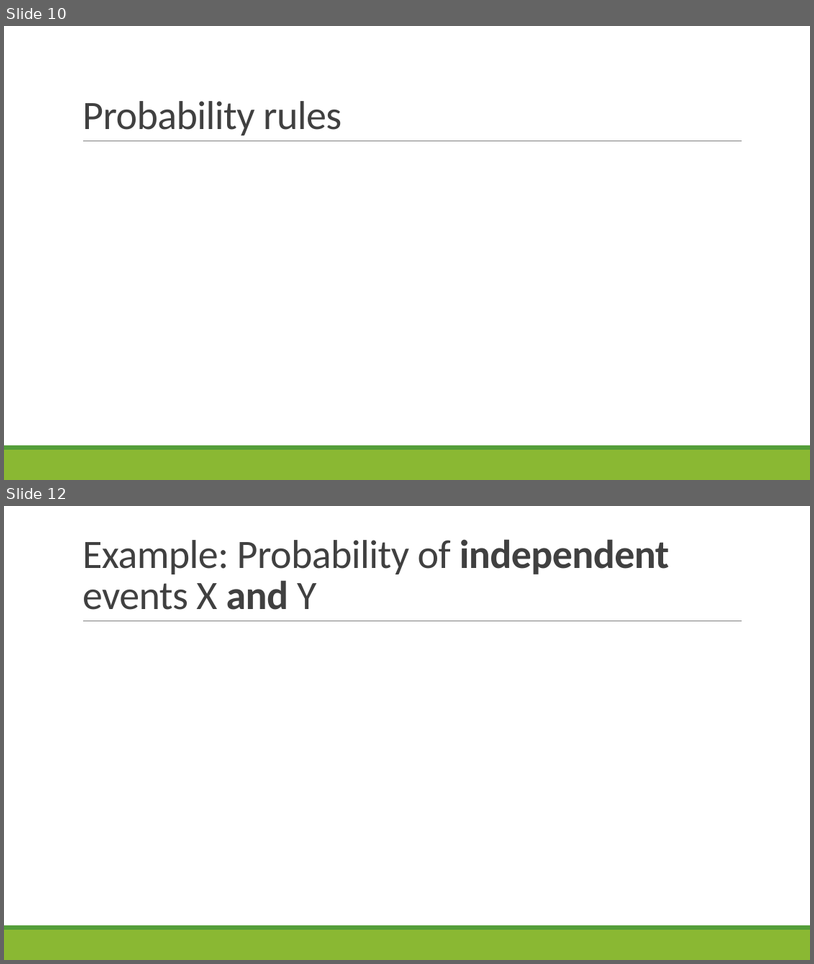
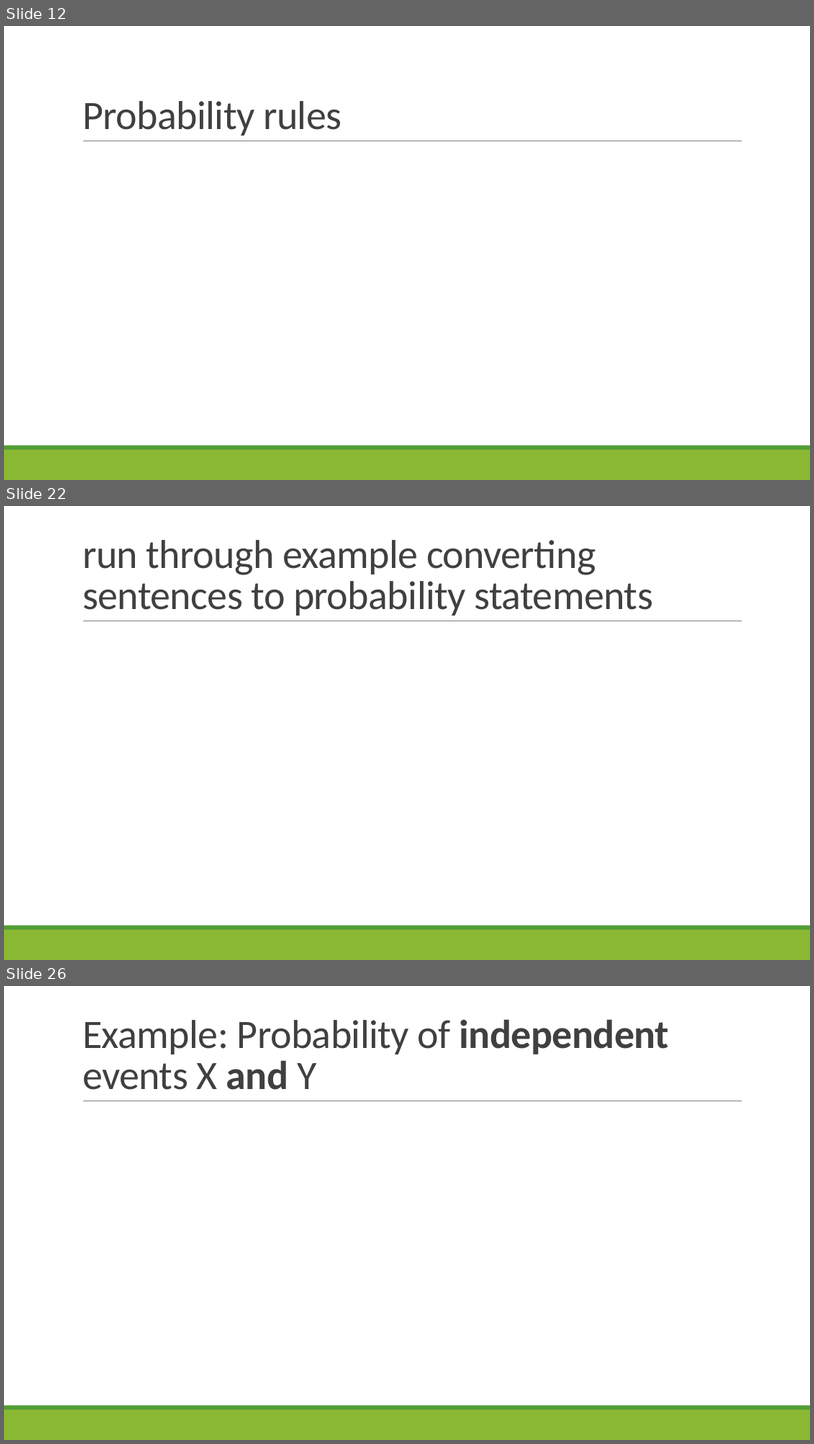
Before and after one commit to sjspielman/bio5312_fall2017, a slide deck: slides/day3_probability_tidyverse2.pptx. Shown one above the other, each under a label of ours: slides 10 and 12 before the commit, slides 12, 22 and 26 after it; the slides between them are not shown. The pictures are 814x964 and 814x1444 pixels, drawn with LibreOffice and Linux fonts; fonts in the diff are those of the drawing; grey boxes stand for pictures. Boxes give left, top, right and bottom in pixels: in the first picture for what was removed or moved away, otherwise in the second. Text is boxed around its words. In the diff, an @@ line names an element or a change of style, - is before the commit and + after.

```diff
--- a/slides/day3_probability_tidyverse2.pptx
+++ b/slides/day3_probability_tidyverse2.pptx
@@ slide 22 added at box(4, 506, 810, 960), background #FFFFFF; not listed: 3 template elements that a slide beside it also shows @@
@@ title added at box(82, 540, 653, 615), 48 pt, text #404040 @@
+run through example converting sentences to probability statements
@@ what was slide 10 is now slide 12 @@
@@ what was slide 12 is now slide 26 @@
```
Also in this commit, not shown: 16 slides changed, 27 other slides added, 6 slides removed, 8 other files.
